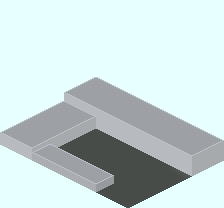
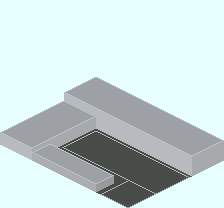
Layers edited between the first and the second 224×208 image:
painted on "TSF_Factory_Main_Unit_2nd.png" over bbox(62, 131, 190, 208)
